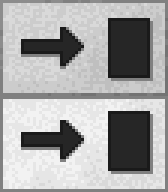
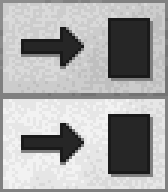
Layered file, before and after one edit (168x192). Changes by layer:
painted on "Icons" over [21, 111, 153, 177]
